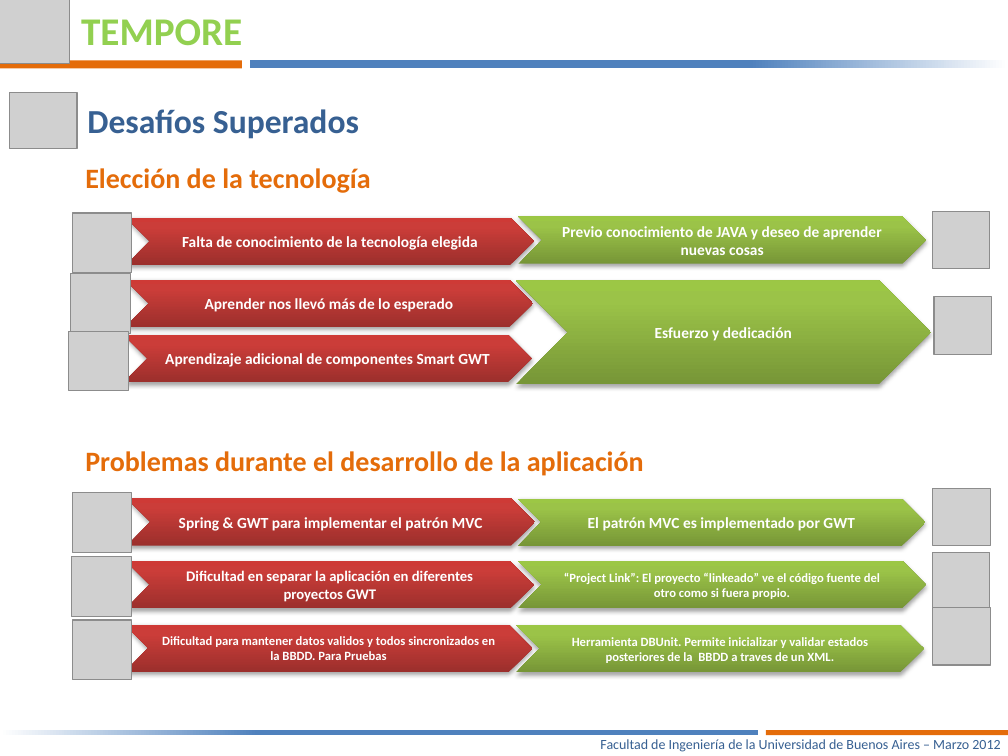
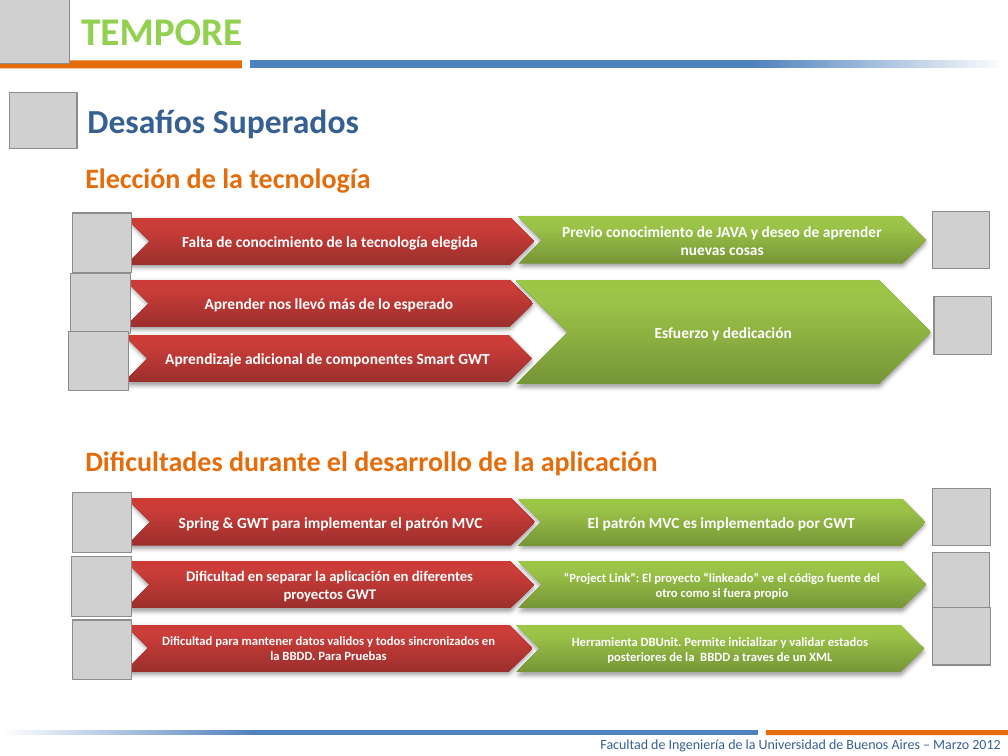
Before and after one commit to joshishimla99/tempore, a slide deck: slide 11 of docs/Presentacion Final/Tempore – Manejá tus tiempos-V6.pptx. Drawn at 1008x756 pixels with LibreOffice and Linux fonts; fonts in the diff are those of the drawing; grey boxes stand for pictures. Boxes give left, top, right and bottom in pixels: in the first picture for what was removed or moved away, otherwise in the second. Text is boxed around its words. In the diff, an @@ line names an element or a change of style, - is before the commit and + after.

```diff
--- a/docs/Presentacion Final/Tempore – Manejá tus tiempos-V6.pptx
+++ b/docs/Presentacion Final/Tempore – Manejá tus tiempos-V6.pptx
@@ text at box(85, 451, 658, 476): text changed @@
-Problemas durante el desarrollo de la aplicación
+Dificultades durante el desarrollo de la aplicación
@@ text in chevron at box(564, 573, 880, 599): text changed @@
-“Project Link”: El proyecto “linkeado” ve el código fuente del otro como si fuera propio.
+“Project Link”: El proyecto “linkeado” ve el código fuente del otro como si fuera propio
@@ text in chevron at box(572, 637, 868, 663): text changed @@
-Herramienta DBUnit. Permite inicializar y validar estados posteriores de la BBDD a traves de un XML.
+Herramienta DBUnit. Permite inicializar y validar estados posteriores de la BBDD a traves de un XML
```
Also in this commit, not shown: 4 other slides changed.
